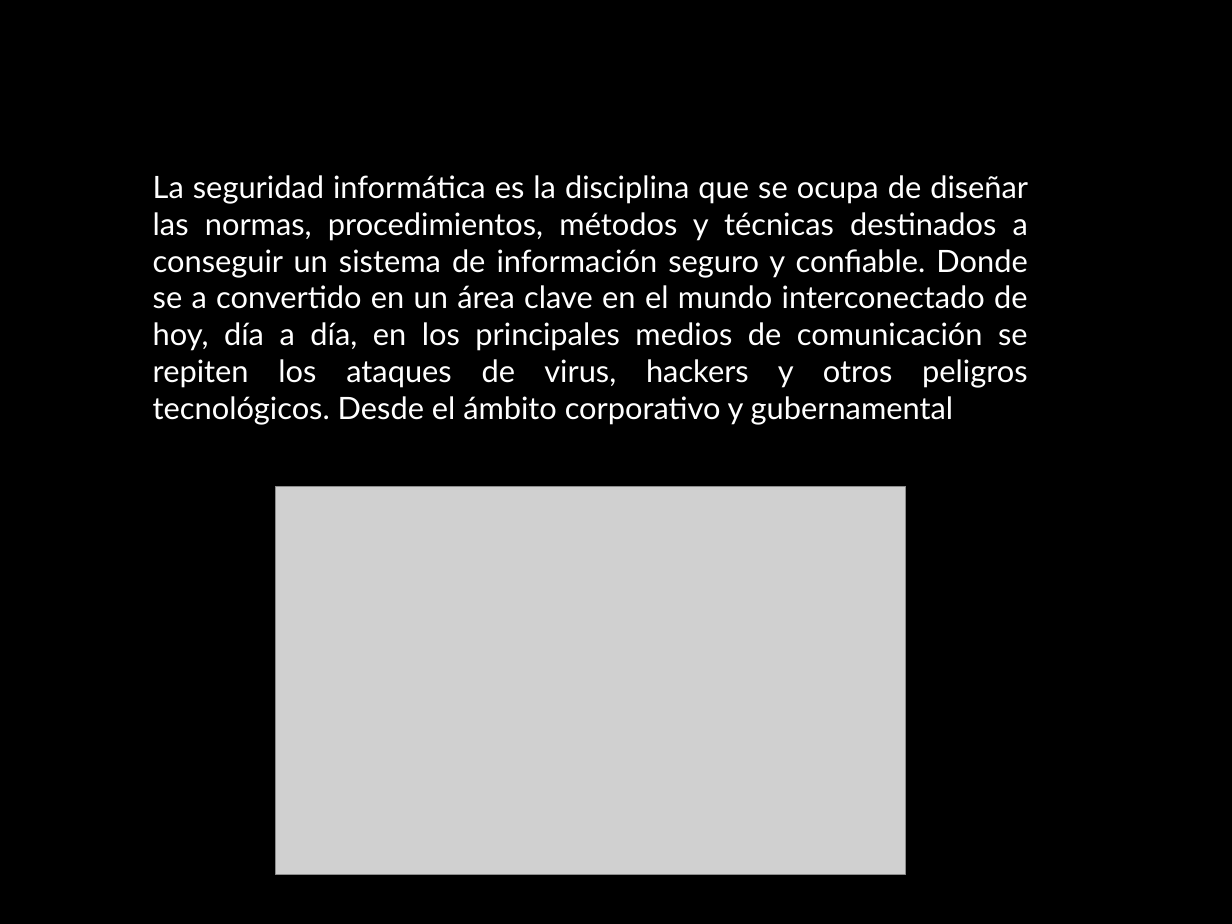
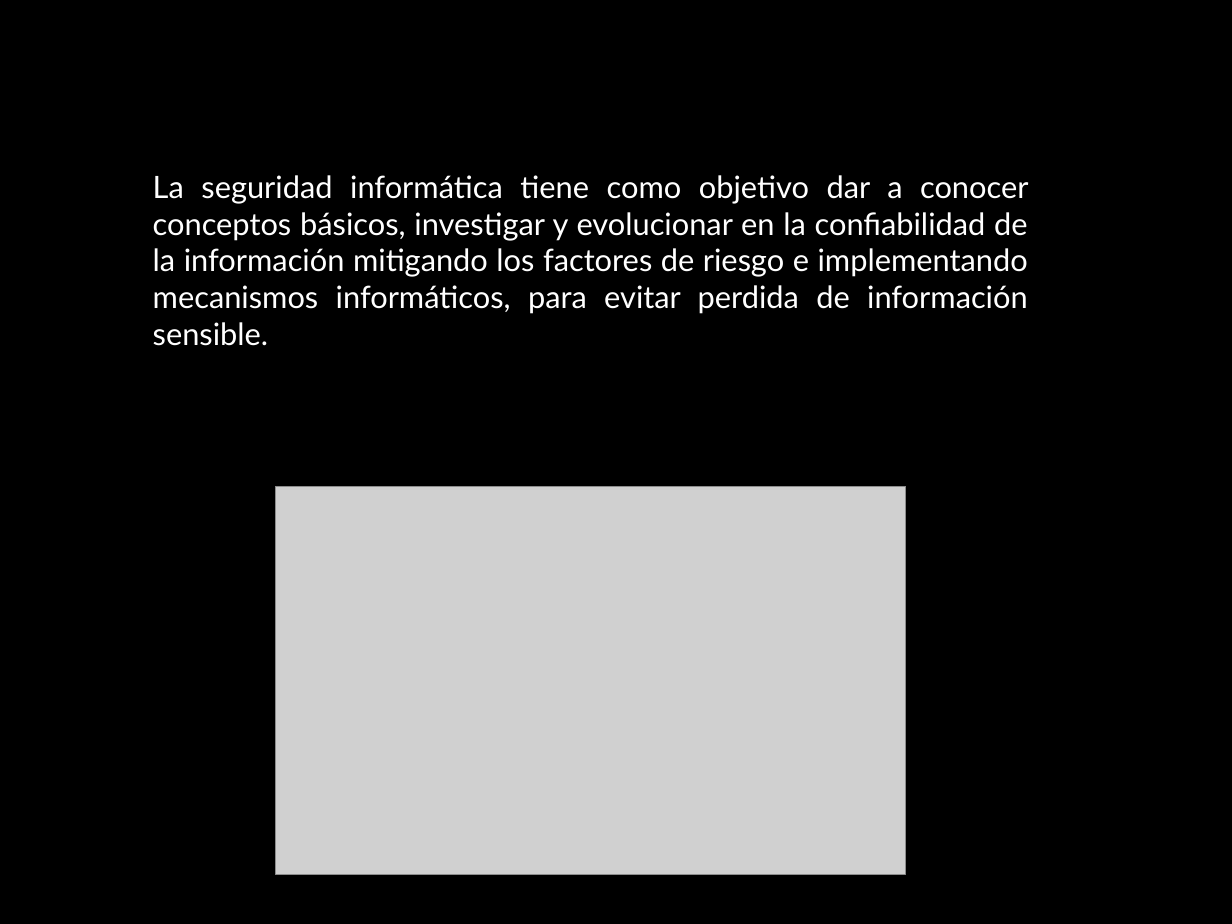
Before and after one commit to YarithzaGalindoAyala/Fase3_ConstruccionOVI, a slide deck: slide 4 of Docu/docu1.pptx. Drawn at 1232x924 pixels with LibreOffice and Linux fonts; fonts in the diff are those of the drawing; grey boxes stand for pictures; background and template pictures are left out. Boxes give left, top, right and bottom in pixels: in the first picture for what was removed or moved away, otherwise in the second. Text is boxed around its words. In the diff, an @@ line names an element or a change of style, - is before the commit and + after.

```diff
--- a/Docu/docu1.pptx
+++ b/Docu/docu1.pptx
@@ text at <box>153,175,1028,346</box>: text changed @@
-La seguridad informática es la disciplina que se ocupa de diseñar las normas, procedimientos, métodos y técnicas destinados a conseguir un sistema de información seguro y confiable. Donde se a convertido en un área clave en el mundo interconectado de hoy, día a día, en los principales medios de comunicación se repiten los ataques de virus, hackers y otros peligros tecnológicos. Desde el ámbito corporativo y gubernamental
+La seguridad informática tiene como objetivo dar a conocer conceptos básicos, investigar y evolucionar en la confiabilidad de la información mitigando los factores de riesgo e implementando mecanismos informáticos, para evitar perdida de información sensible.
```
Also in this commit, not shown: 1 other slide changed.
